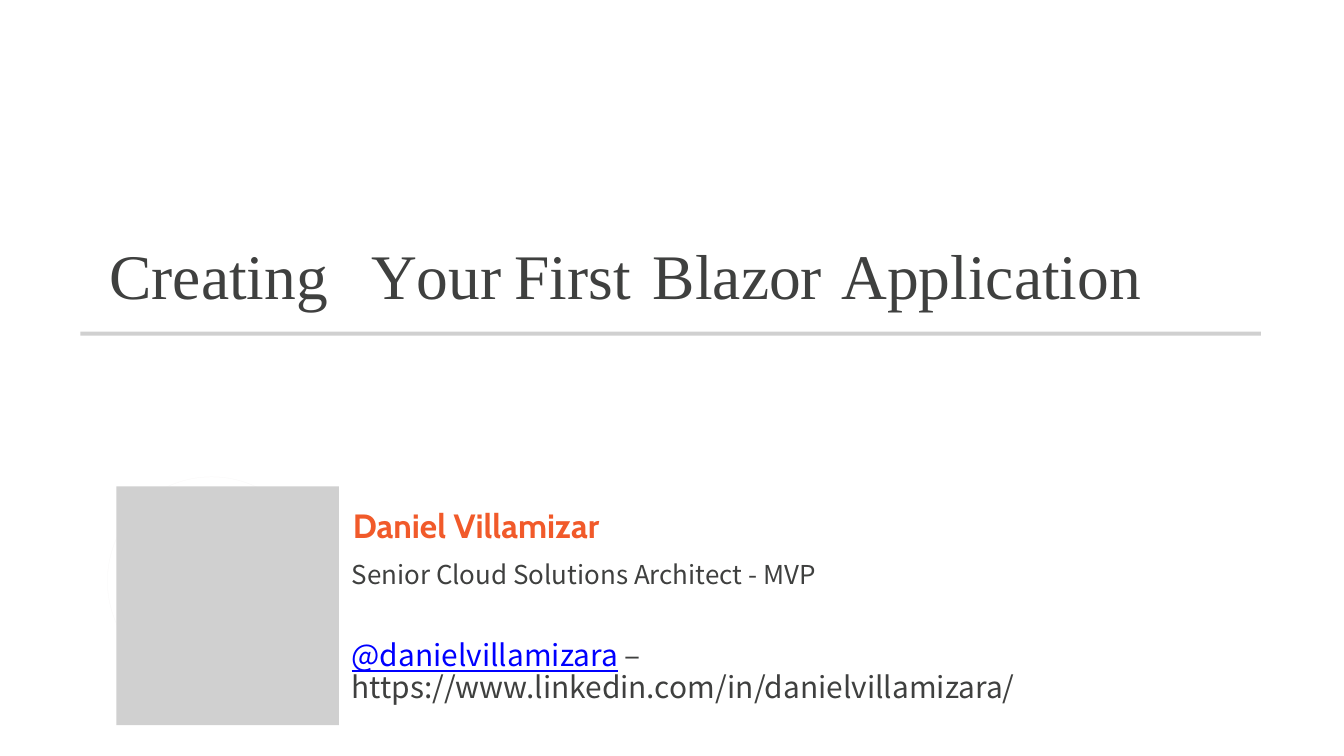
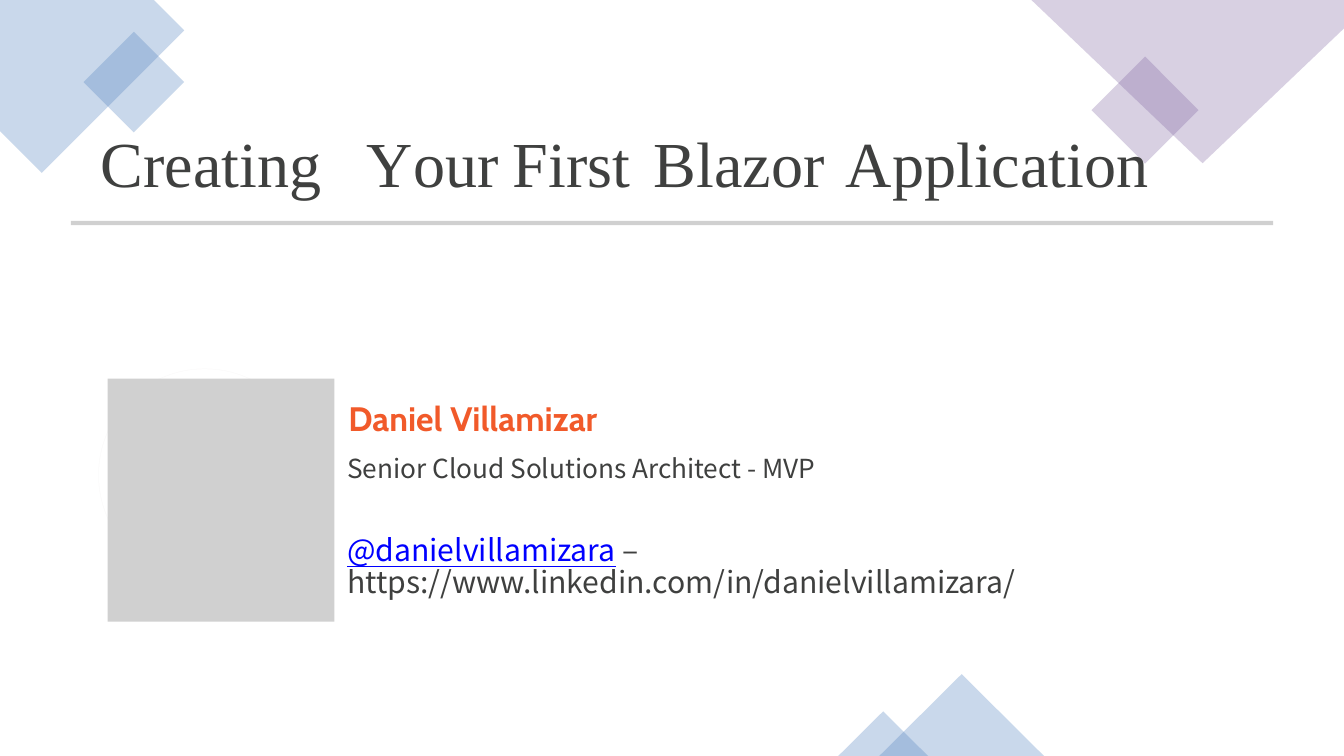
Before and after one commit to CSA-DanielVillamizar/ITM-ProgramaciondeSoftware, a slide deck: slide 1 of ASP.NET Core 6 Blazor Fundamentals/03/creating-your-first-blazor-application-slides.pptx. Drawn at 1344x756 pixels with LibreOffice and Linux fonts; fonts in the diff are those of the drawing; grey boxes stand for pictures. Boxes give left, top, right and bottom in pixels: in the first picture for what was removed or moved away, otherwise in the second. Text is boxed around its words. In the diff, an @@ line names an element or a change of style, - is before the commit and + after.

```diff
--- a/ASP.NET Core 6 Blazor Fundamentals/03/creating-your-first-blazor-application-slides.pptx
+++ b/ASP.NET Core 6 Blazor Fundamentals/03/creating-your-first-blazor-application-slides.pptx
@@ freeform shape added at box(0, 0, 184, 173), fill #4F81BD at 30% opacity @@
@@ freeform shape added at box(1032, 0, 1344, 163), fill #8064A2 at 30% opacity @@
@@ rectangle added at box(83, 32, 184, 132), fill #4F81BD at 30% opacity @@
@@ rectangle added at box(1092, 56, 1199, 164), fill #8064A2 at 30% opacity @@
@@ text "Creating": place and size @@
-text "Creating" at box(109, 257, 328, 311)
+text "Creating" at box(100, 144, 321, 199)
@@ text "Your": place and size @@
-text "Your" at box(371, 257, 501, 300)
+text "Your" at box(367, 145, 499, 188)
@@ text "Your" at box(367, 145, 499, 188): size 68 to 68.7 pt; letter spacing -3.9 to -4 pt in "Your"; line spacing 70pt to 70.7pt @@
@@ text "First": place and size @@
-text "First" at box(514, 257, 630, 300)
+text "First" at box(513, 144, 631, 188)
@@ text "Blazor": place and size @@
-text "Blazor" at box(653, 255, 822, 300)
+text "Blazor" at box(654, 142, 825, 188)
@@ size 68 to 68.7 pt; line spacing 70pt to 70.7pt in 4 elements at box(513, 144, 631, 188), box(654, 142, 825, 188), box(100, 144, 321, 199), box(846, 137, 1149, 199) @@
@@ text "Application": place and size @@
-text "Application" at box(841, 255, 1141, 311)
+text "Application" at box(846, 137, 1149, 199)
@@ picture: place and size @@
-picture at box(81, 331, 1261, 335)
+picture at box(71, 221, 1273, 225)
@@ freeform shape: place and size @@
-freeform shape at box(108, 477, 316, 685)
+freeform shape at box(99, 369, 311, 581)
@@ picture: place and size @@
-picture at box(116, 487, 339, 725)
+picture at box(108, 378, 334, 622)
@@ text "Daniel Villamizar": place and size @@
-text "Daniel Villamizar" at box(352, 512, 815, 585)
+text "Daniel Villamizar" at box(347, 405, 815, 479)
@@ text "Daniel Villamizar" at box(347, 405, 815, 479): size 36 to 36.4 pt in "Daniel Villamizar"; size 48 to 48.5 pt in "Senior Cloud Solutions Architect - MVP"; line spacing 37.9pt to 38.2pt; line spacing 50pt to 50.5pt @@
@@ text "@danielvillamizara – https://www.linkedin.com/in/danielvilla ...": place and size @@
-text "@danielvillamizara – https://www.linkedin.com/in/danielvilla ..." at box(352, 642, 1015, 705)
+text "@danielvillamizara – https://www.linkedin.com/in/danielvilla ..." at box(347, 537, 1015, 600)
@@ text "@danielvillamizara – https://www.linkedin.com/in/danielvilla ..." at box(347, 537, 1015, 600): size 32 to 32.3 pt; line spacing 34pt to 34.3pt @@
@@ triangle added at box(879, 674, 1044, 756), fill #4F81BD at 30% opacity @@
@@ triangle added at box(838, 712, 928, 756), fill #4F81BD at 30% opacity @@
```
Also in this commit, not shown: 13 other slides changed, 1 slide added, 1 slide removed, 8 other files.
